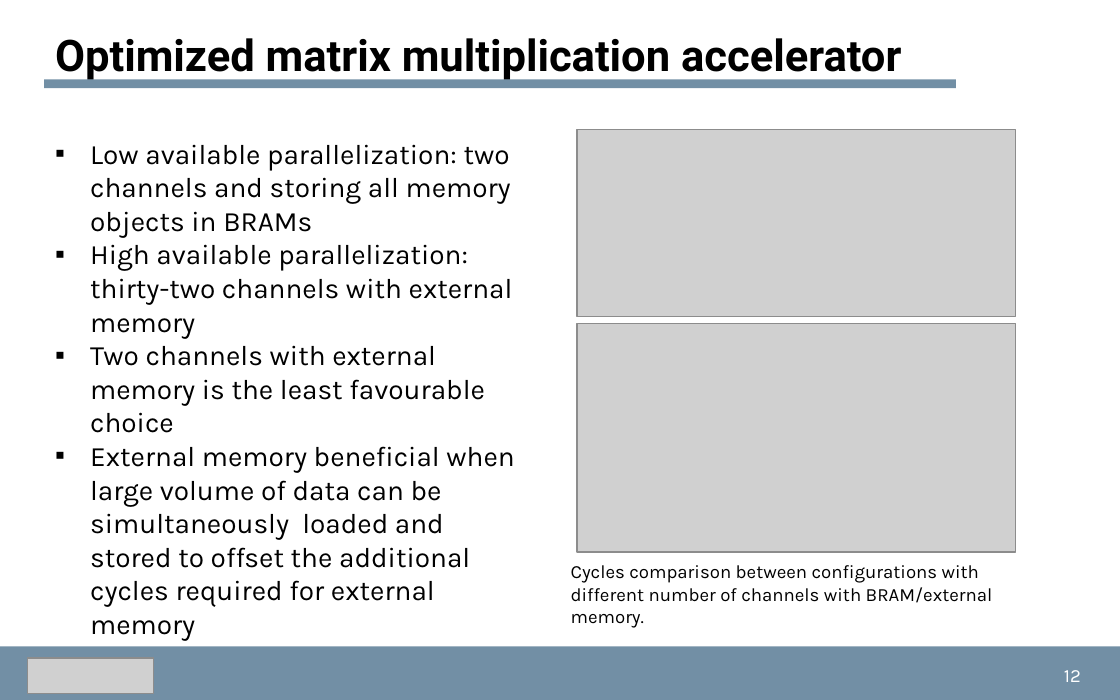
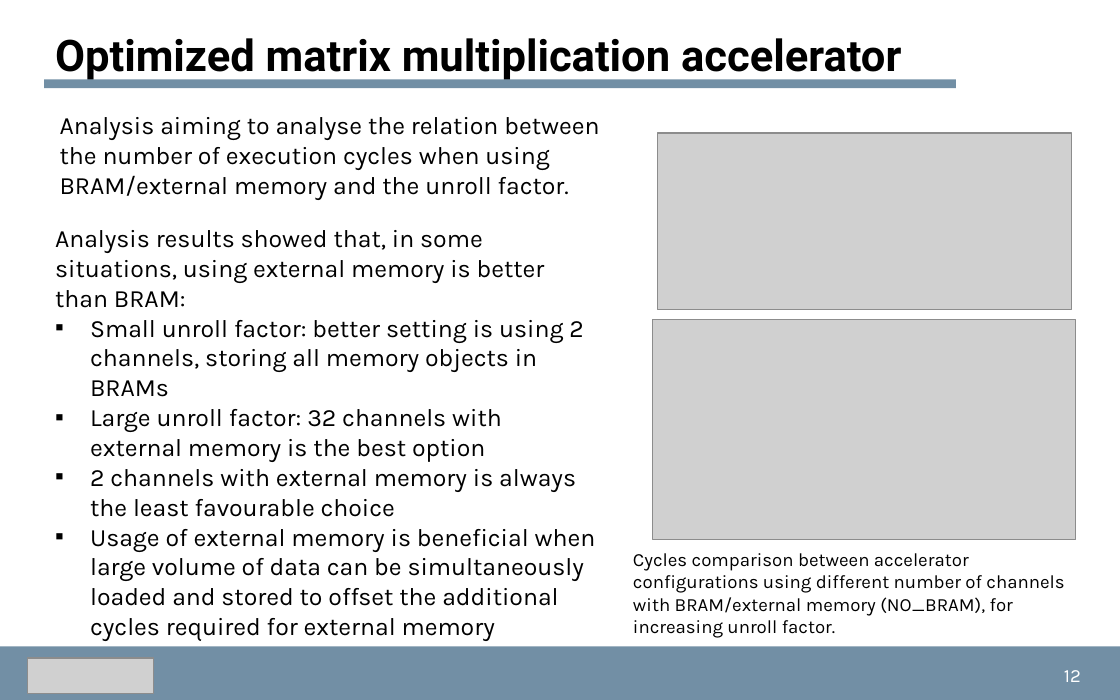
Before and after one commit to dmsgnn/master-thesis, a slide deck: slide 12 of docs/presentation/presentation.pptx. Drawn at 1120x700 pixels with LibreOffice and Linux fonts; fonts in the diff are those of the drawing; grey boxes stand for pictures. Boxes give left, top, right and bottom in pixels: in the first picture for what was removed or moved away, otherwise in the second. Text is boxed around its words. In the diff, an @@ line names an element or a change of style, - is before the commit and + after.

Commit message:
ppt update

```diff
--- a/docs/presentation/presentation.pptx
+++ b/docs/presentation/presentation.pptx
@@ text added at bbox=[60, 117, 599, 200], 16 pt, text #000000 @@
+Analysis aiming to analyse the relation between the number of execution cycles when using BRAM/external memory and the unroll factor.
@@ picture: place and size @@
-picture at bbox=[577, 130, 1016, 317]
+picture at bbox=[657, 133, 1072, 309]
@@ text at bbox=[55, 230, 596, 606]: text changed; size 18 to 16 pt @@
-▪ Low available parallelization: two channels and storing all memory objects in BRAMs
-▪ High available parallelization: thirty-two channels with external memory
-▪ Two channels with external memory is the least favourable choice
-▪ External memory beneficial when large volume of data can be simultaneously loaded and stored to offset the additional cycles required for external memory
+Analysis results showed that, in some situations, using external memory is better than BRAM:
+▪ Small unroll factor: better setting is using 2 channels, storing all memory objects in BRAMs
+▪ Large unroll factor: 32 channels with external memory is the best option
+▪ 2 channels with external memory is always the least favourable choice
+▪ Usage of external memory is beneficial when large volume of data can be simultaneously loaded and stored to offset the additional cycles required for external memory
@@ picture: place and size @@
-picture at bbox=[577, 324, 1016, 552]
+picture at bbox=[653, 319, 1076, 540]
@@ text at bbox=[633, 553, 1064, 634]: text changed @@
-Cycles comparison between configurations with different number of channels with BRAM/external memory.
+Cycles comparison between accelerator configurations using different number of channels with BRAM/external memory (NO_BRAM), for increasing unroll factor.
```
Also in this commit, not shown: 14 other slides changed, 1 other file.
